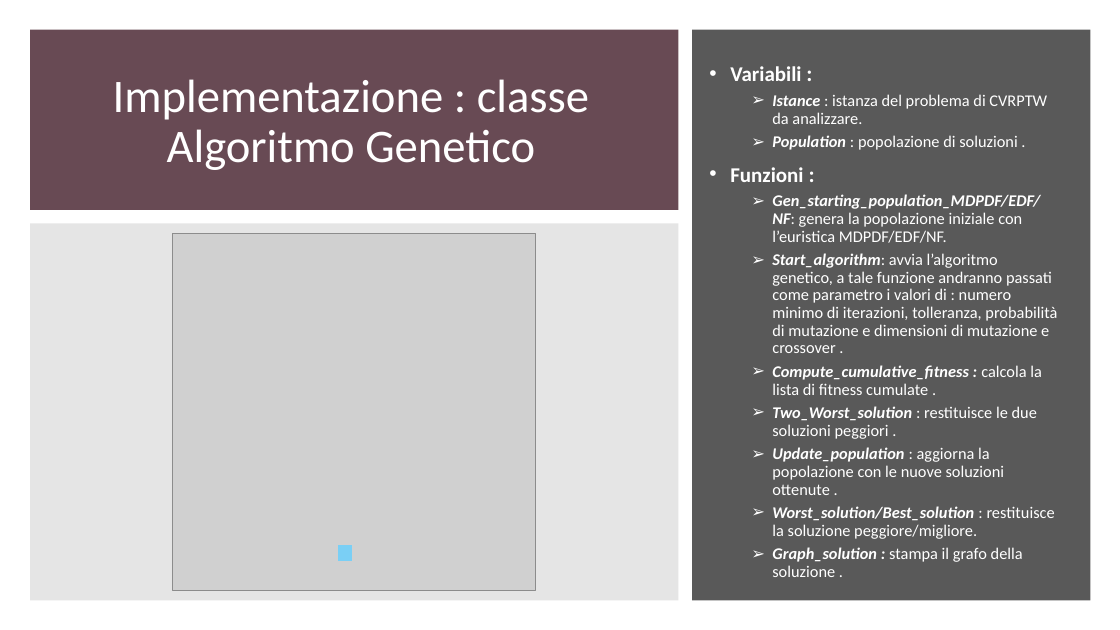
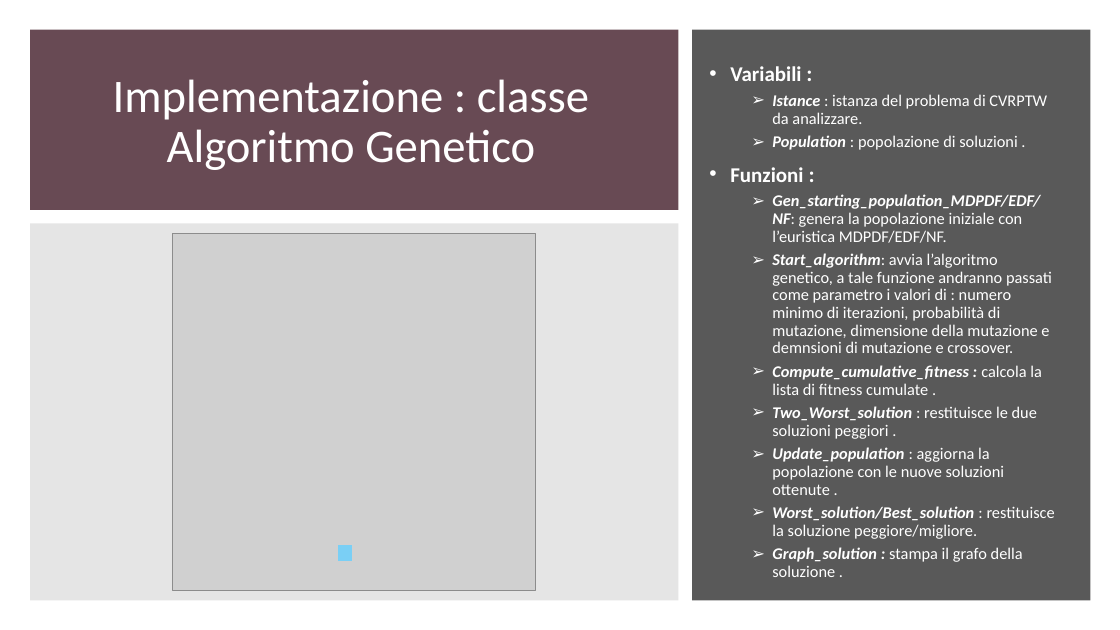
Before and after one commit to gdr-98/Greedy-heuristics-and-genetic-algorithm-for-a-CVRPTW-problem-resolution-, a slide deck: slide 22 of Elaborato.pptx. Drawn at 1120x630 pixels with LibreOffice and Linux fonts; fonts in the diff are those of the drawing; grey boxes stand for pictures. Boxes give left, top, right and bottom in pixels: in the first picture for what was removed or moved away, otherwise in the second. Text is boxed around its words. In the diff, an @@ line names an element or a change of style, - is before the commit and + after.

```diff
--- a/Elaborato.pptx
+++ b/Elaborato.pptx
@@ text at box(772, 253, 1052, 353): text changed @@
-  ➢ Start_algorithm: avvia l’algoritmo genetico, a tale funzione andranno passati come parametro i valori di : numero minimo di iterazioni, tolleranza, probabilità di mutazione e dimensioni di mutazione e crossover .
+  ➢ Start_algorithm: avvia l’algoritmo genetico, a tale funzione andranno passati come parametro i valori di : numero minimo di iterazioni, probabilità di mutazione, dimensione della mutazione e demnsioni di mutazione e crossover.
```
Also in this commit, not shown: 1 other slide changed, 1 slide added.
